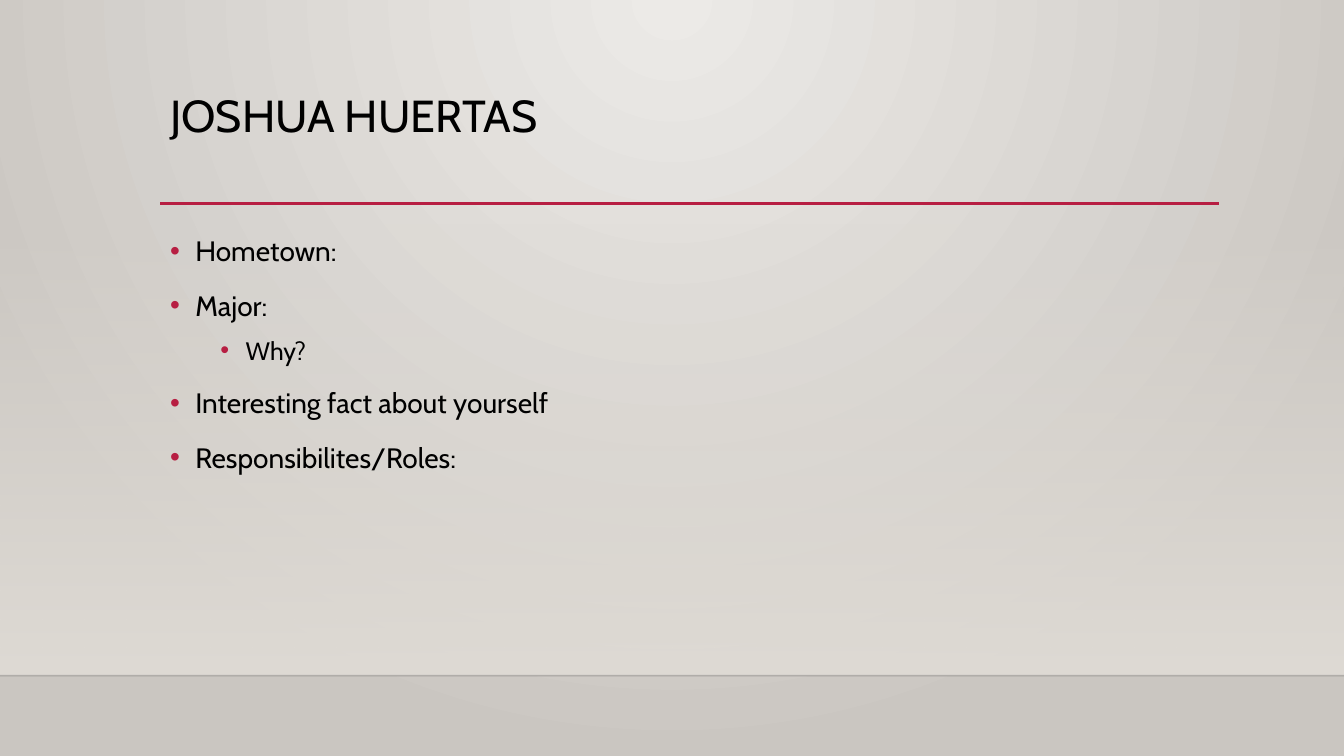
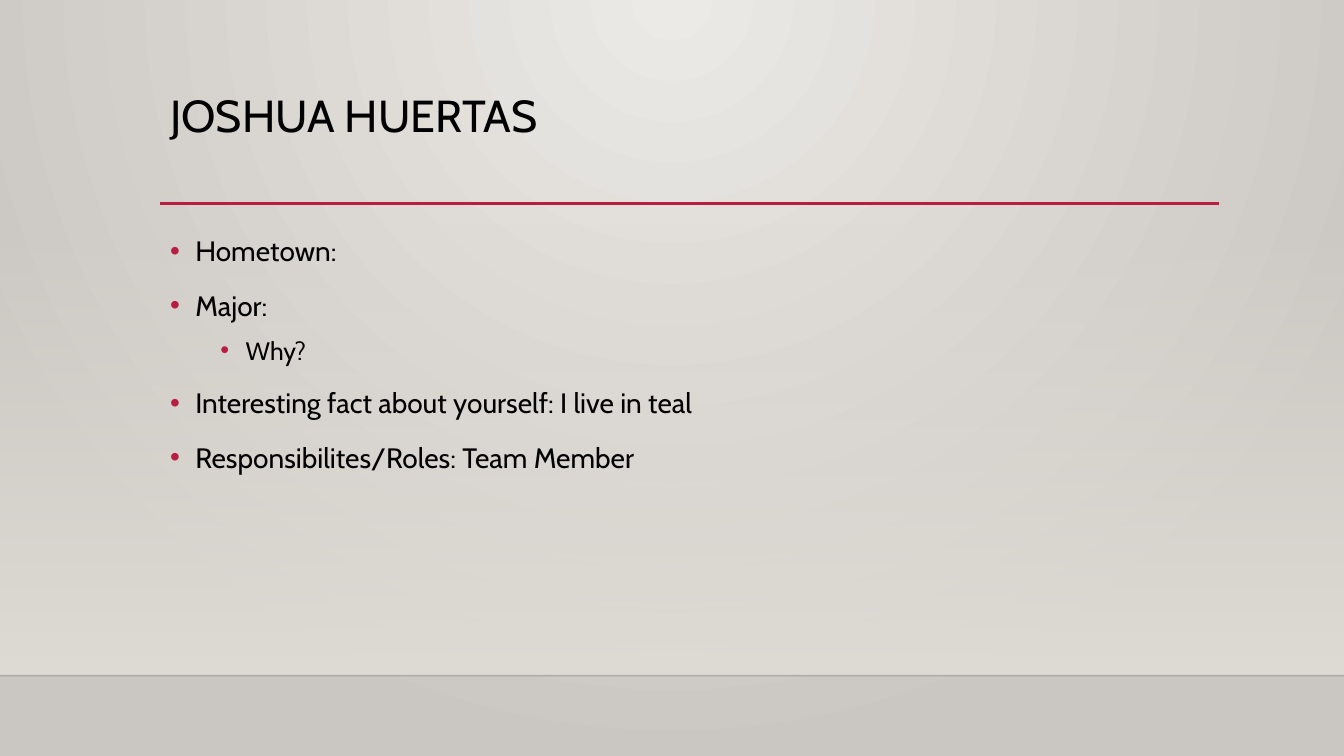
Before and after one commit to GunnarGriffin23/Mario-Game, a slide deck: slide 5 of Waluigi.pptx. Drawn at 1344x756 pixels with LibreOffice and Linux fonts; fonts in the diff are those of the drawing; background and template pictures are left out. Boxes give left, top, right and bottom in pixels: in the first picture for what was removed or moved away, otherwise in the second. Text is boxed around its words. In the diff, an @@ line names an element or a change of style, - is before the commit and + after.

```diff
--- a/Waluigi.pptx
+++ b/Waluigi.pptx
@@ text at (x1=195, y1=392, x2=692, y2=474): text changed @@
-• Interesting fact about yourself
-• Responsibilites/Roles:
+• Interesting fact about yourself: I live in teal
+• Responsibilites/Roles: Team Member
```
Also in this commit, not shown: 5 other slides changed.
